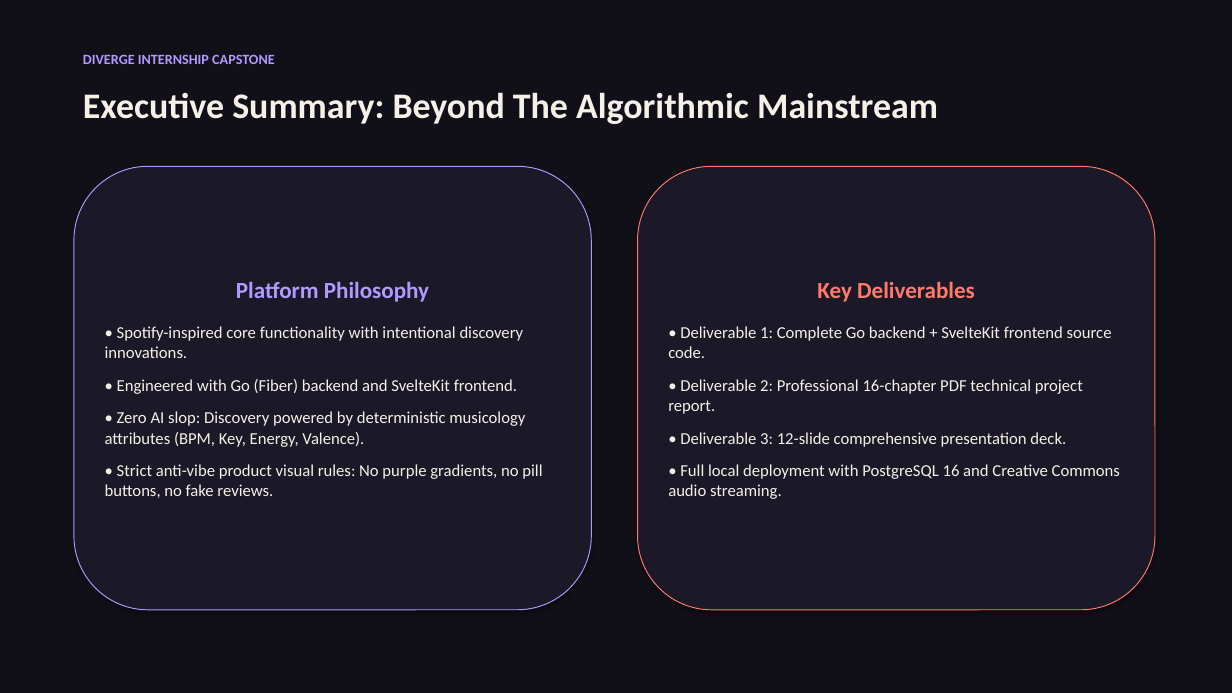
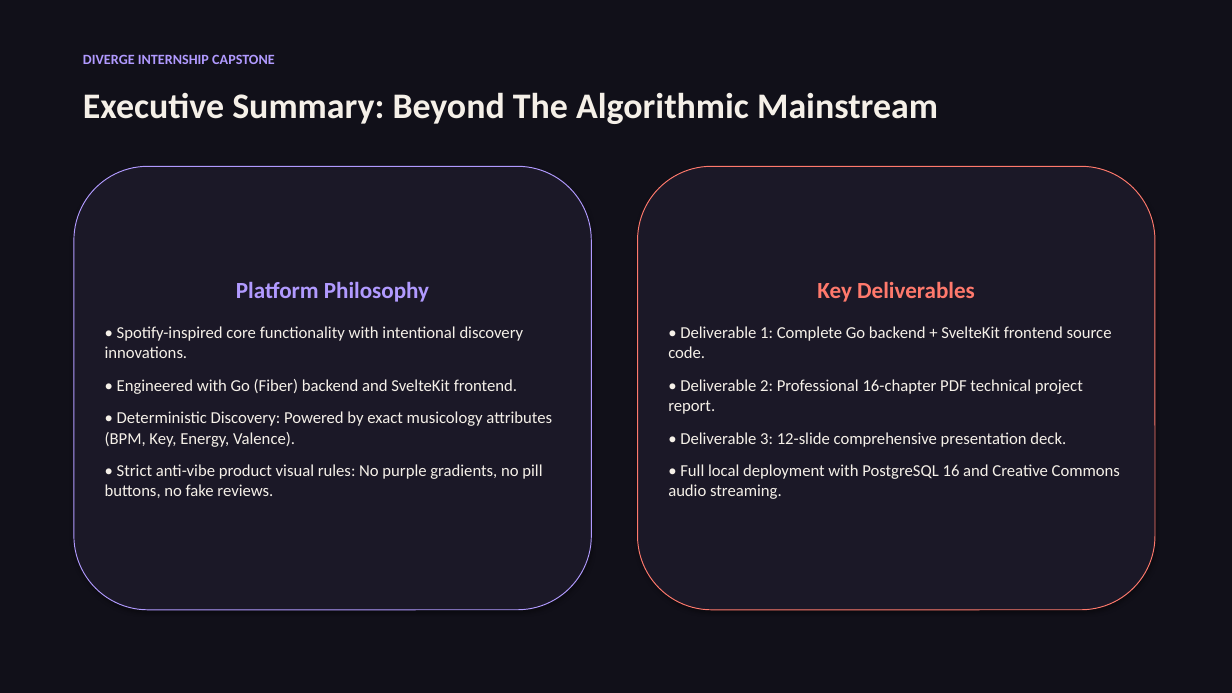
Before and after one commit to Dharsh606/DIVERGE, a slide deck: slide 2 of docs/presentation.pptx. Drawn at 1232x693 pixels with LibreOffice and Linux fonts; fonts in the diff are those of the drawing. Boxes give left, top, right and bottom in pixels: in the first picture for what was removed or moved away, otherwise in the second. Text is boxed around its words. In the diff, an @@ line names an element or a change of style, - is before the commit and + after.

```diff
--- a/docs/presentation.pptx
+++ b/docs/presentation.pptx
@@ text in rounded rectangle at (105, 411, 552, 447): text changed @@
-• Zero AI slop: Discovery powered by deterministic musicology attributes (BPM, Key, Energy, Valence).
+• Deterministic Discovery: Powered by exact musicology attributes (BPM, Key, Energy, Valence).
```
Also in this commit, not shown: 8 other files.
